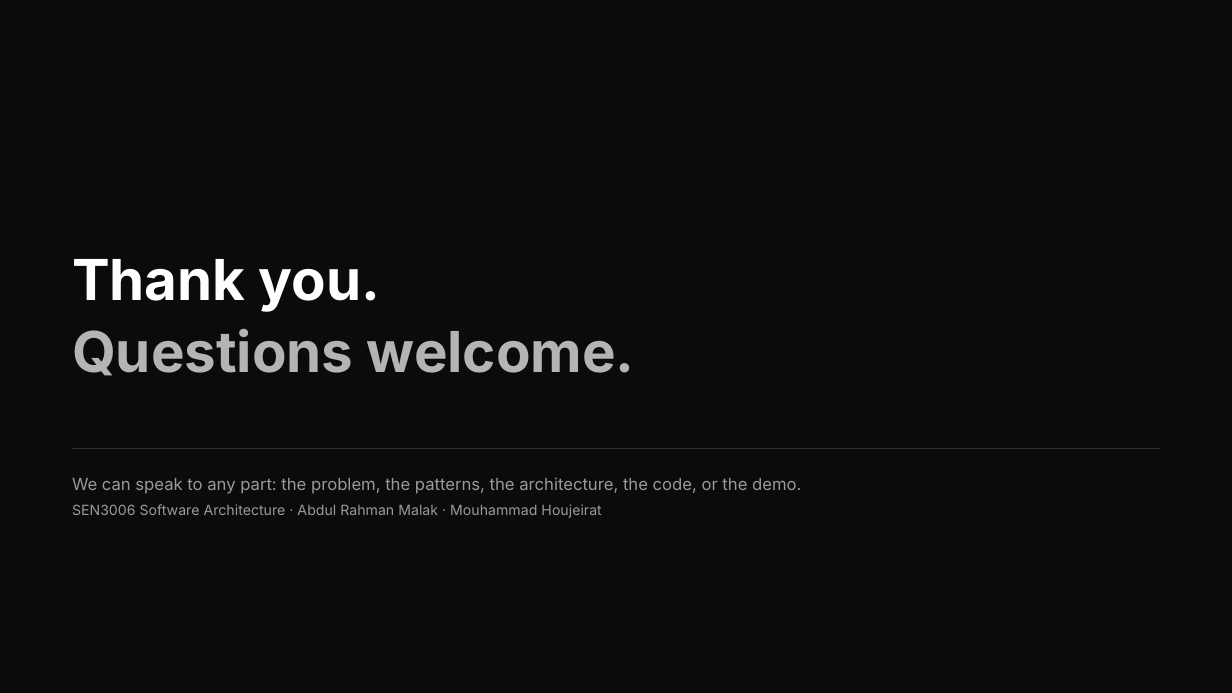
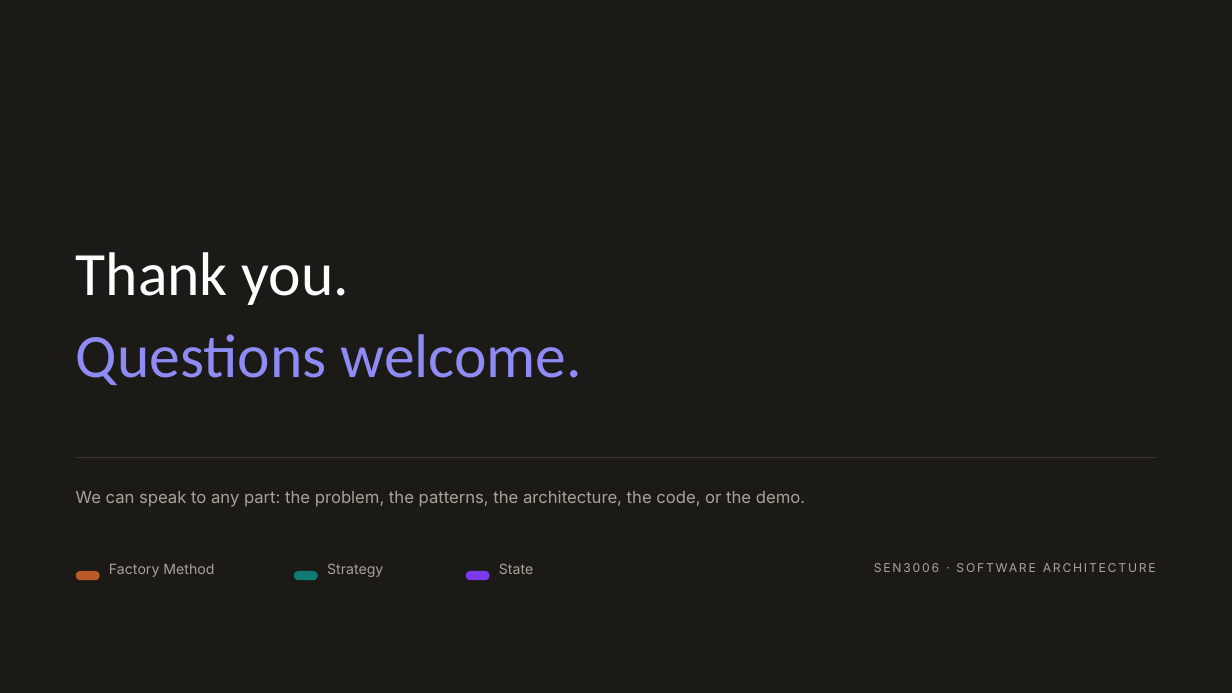
Before and after one commit to Jendawy/software-architecture-project, a slide deck: slide 28 of deck/Task-Management-System.pptx (slide 27 before the commit). Drawn at 1232x693 pixels with LibreOffice and Linux fonts; fonts in the diff are those of the drawing. Boxes give left, top, right and bottom in pixels: in the first picture for what was removed or moved away, otherwise in the second. Text is boxed around its words. In the diff, an @@ line names an element or a change of style, - is before the commit and + after.

```diff
--- a/deck/Task-Management-System.pptx
+++ b/deck/Task-Management-System.pptx
@@ background #0B0B0B to #1C1A16 @@
@@ text "Thank you.": place and size @@
-text "Thank you." at (72,259,635,376)
+text "Thank you." at (76,252,582,385)
@@ text "Thank you." at (76,252,582,385): size 44 to 48 pt, font Inter to Calibri, bold off; text colour #B4B4B4 to #8E8BF5 in "Questions welcome."; line spacing 1.06 to 1.04; more space between paragraphs @@
@@ text "We can speak to any ...": place and size @@
-text "We can speak to any ..." at (72,477,801,518)
+text "We can speak to any ..." at (76,490,805,507)
@@ text "We can speak to any ..." at (76,490,805,507): text colour #9A9A9A to #A8A299; line spacing 1.35 to 1.4; less space between paragraphs @@
@@ line moved from (72, 448) - (1160, 448) to (76, 457) - (1156, 457) @@
@@ line (76, 457) - (1156, 457): stroke #2E2E2E 1 pt to #3A352E 1 pt @@
@@ text at (72,504,601,518): paragraph removed @@
-SEN3006 Software Architecture · Abdul Rahman Malak · Mouhammad Houjeirat
@@ text added at (109,564,214,577), 11 pt, text #A8A299 @@
+Factory Method
@@ text added at (327,563,383,577), 11 pt, text #A8A299 @@
+Strategy
@@ text added at (499,563,533,574), 11 pt, text #A8A299 @@
+State
@@ text added at (842,560,1156,592), 9.5 pt, text #A8A299 @@
+SEN3006 · SOFTWARE ARCHITECTURE
@@ rounded rectangle added at (76,571,100,580), fill #BC5A2B @@
@@ rounded rectangle added at (294,571,318,580), fill #0E7C72 @@
@@ rounded rectangle added at (466,571,490,580), fill #7C3AED @@
```
Also in this commit, not shown: 25 other slides changed, 4 slides added, 2 slides removed, 1 other file.
